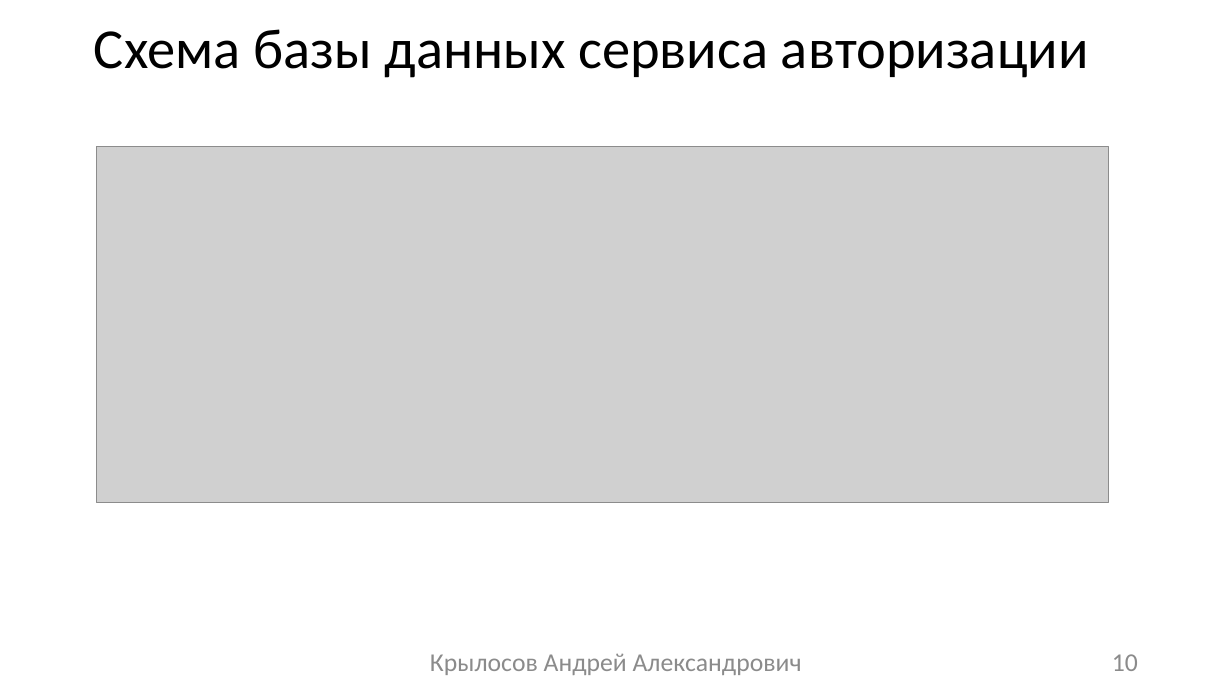
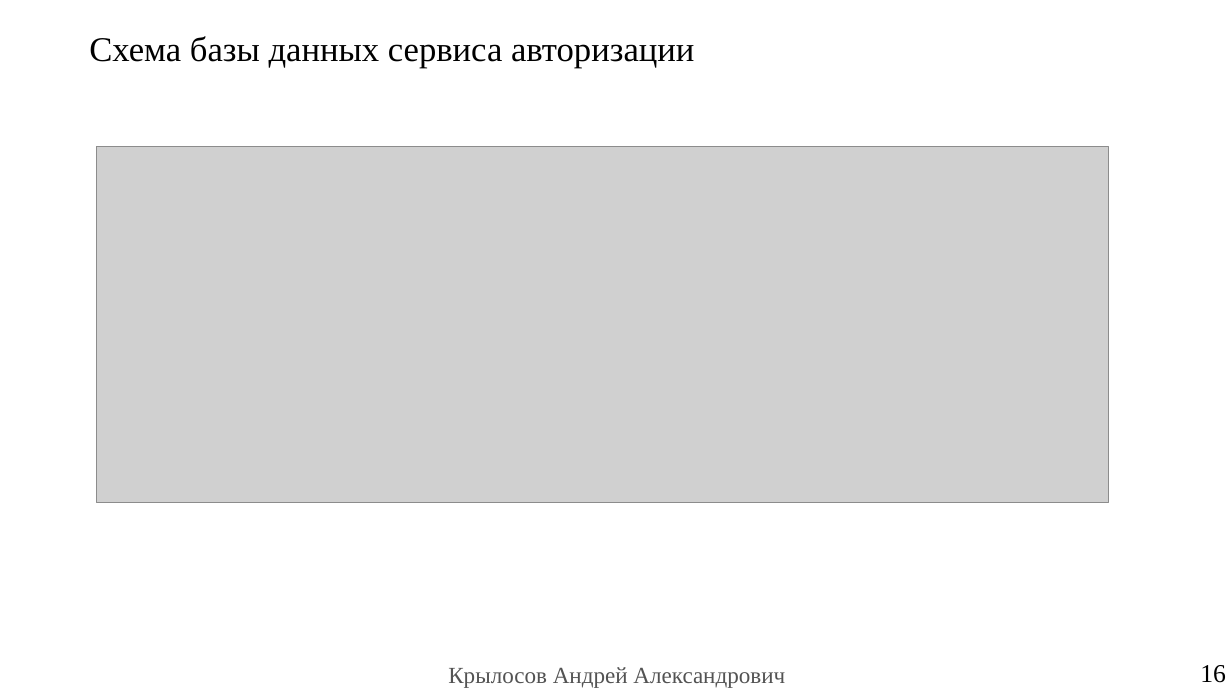
Before and after one commit to raldenprog/electronic_vote, a slide deck: slide 16 of documentation/Диплом ДЭГ.pptx (slide 10 before the commit). Drawn at 1232x693 pixels with LibreOffice and Linux fonts; fonts in the diff are those of the drawing; grey boxes stand for pictures. Boxes give left, top, right and bottom in pixels: in the first picture for what was removed or moved away, otherwise in the second. Text is boxed around its words. In the diff, an @@ line names an element or a change of style, - is before the commit and + after.

```diff
--- a/documentation/Диплом ДЭГ.pptx
+++ b/documentation/Диплом ДЭГ.pptx
@@ title "Схема базы данных сервиса авторизации" at <box>89,36,694,68</box>: size 44 to 27 pt, font Calibri to Times New Roman @@
@@ text removed at <box>430,654,802,675</box> @@
-Крылосов Андрей Александрович
@@ page number removed at <box>1112,654,1138,671</box> @@
-10
@@ text added at <box>448,667,785,688</box>, 18 pt, text #535353 @@
+Крылосов Андрей Александрович
@@ page number added at <box>1200,665,1226,683</box>, 20 pt, text #000000 @@
+16
```
Also in this commit, not shown: 13 other slides changed, 9 slides added, 2 slides removed, 11 other files.
